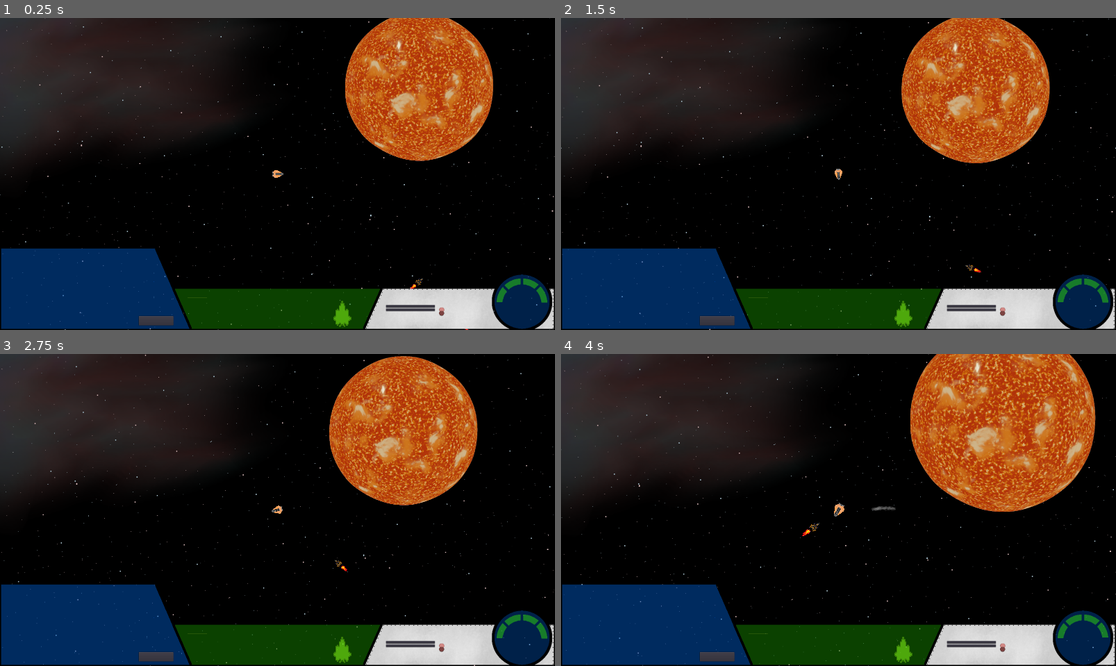
Above: before the commit, frames 1-4 (two rows, left to right).
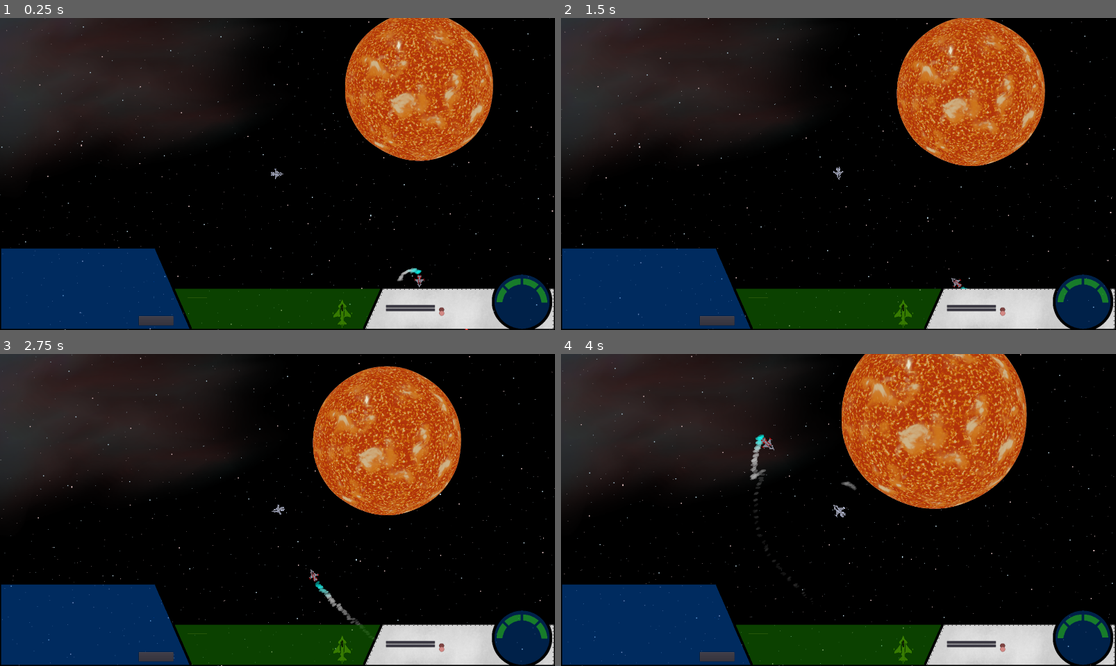
Above: after the commit, the same moments.

Repository: 029614/RedVoid
Game: Godot game, scene res://NewMain.tscn
Two runs of this game, one before a commit and one after it. Both use one fixed random seed, a clock stepped at 60 frames per second and the inputs below.
Inputs (mouse positions are in pixels of both pictures, inside the frame that each line leads up to):
- Up to frame 1 (0.25 s): no input
- Up to frame 2 (1.5 s): move the mouse to (960, 158) at 0.52 s; hold Right (ui_right) 0.53-1.28 s; tap O (orbit) at 0.6 s; click (960, 158) at 0.67 s; move the mouse to (727, 189) at 1.27 s; hold Down (ui_down) from 1.28 s (still down); tap X (AfterBurner) at 1.35 s
- Up to frame 3 (2.75 s): tap O (orbit) at 1.55, 2.1 s; move the mouse to (333, 441) at 2.02 s; release Down (ui_down) at 2.03 s; hold Right (ui_right) from 2.03 s (still down)
- Up to frame 4 (4 s): move the mouse to (810, 572) at 2.77 s; release Right (ui_right) at 2.78 s; hold Up (ui_up) 2.78-3.53 s; tap Space (weapons) at 2.85 s; click (810, 572) at 2.92 s; tap O (orbit) at 3.05, 3.8 s; move the mouse to (1005, 556) at 3.52 s; hold Left (ui_left) from 3.53 s (still down); hold Mouse wheel up (zoom_in) from 3.53 s (still down)

The runs differ from the first frame. In frame 1, 0.5% of the frame differs, in the area x 0-97%, y 0-100%; in frame 2, 7.0%; in frame 3, 9.5%; in frame 4, 18%, in the area x 0-100%, y 0-100%.

Commit message:
Ship Update

Diff:
--- a/Assets/Ship/Fighter.gd
+++ b/Assets/Ship/Fighter.gd
@@ -33,6 +33,7 @@
 #speed managers
 export (int) var speed = 500
 export (float) var rotation_speed = 2
+export (Color) var enemy_color = Color(1,1,1,1)
 var current_speed = 0
 var max_speed = 99999
 
@@ -57,6 +58,7 @@
 func _ready() -> void:
     acceleration = thrust/mass
     rads_per_sec = 6.283185*rps
+    $Sprite/ShipAccent.modulate = enemy_color
 
 
 func get_gravity(delta):
@@ -95,8 +97,9 @@
     if fuel >= 0:
 
         #Changing the sprite to the one with engine plumes
-        $Sprite.hide()
-        $Flying.show()
+        if $Sprite/Particles2D.is_emitting() == false:
+            $Sprite/Particles2D.restart()
+            $Sprite/Particles2D.set_emitting(true)
 
         #Input Movements
         current_speed = velocity.length()
@@ -108,8 +111,9 @@
     else:
 
         #Changing the sprite back to the one without engine plumes
-        $Sprite.show()
-        $Flying.hide()
+            $Sprite/Particles2D.set_emitting(false)
+            $Sprite/AB1.set_emitting(false)
+            $Sprite/AB2.set_emitting(false)
 
 func draw_arrow(arrow, t, mp):
     var d = self.global_position.distance_to(t)
--- a/Assets/Ship/Fighter.tscn
+++ b/Assets/Ship/Fighter.tscn
@@ -1,92 +1,78 @@
-[gd_scene load_steps=14 format=2]
+[gd_scene load_steps=11 format=2]
 
-[ext_resource path="res://Assets/Ship/ship00.png" type="Texture" id=1]
-[ext_resource path="res://Assets/Ship/ship01.png" type="Texture" id=2]
-[ext_resource path="res://Assets/Ship/ship02.png" type="Texture" id=3]
-[ext_resource path="res://Assets/Ship/ship03.png" type="Texture" id=4]
-[ext_resource path="res://Assets/launch/Highlighter.png" type="Texture" id=5]
+[ext_resource path="res://Assets/Particles/HeatShield.tscn" type="PackedScene" id=1]
+[ext_resource path="res://Assets/Ship/FighterSprite.tscn" type="PackedScene" id=3]
 [ext_resource path="res://Assets/Ship/Fighter.gd" type="Script" id=6]
 
-[sub_resource type="RectangleShape2D" id=1]
-extents = Vector2( 63.313, 22.1864 )
+[sub_resource type="CapsuleShape2D" id=1]
 
 [sub_resource type="RectangleShape2D" id=2]
+extents = Vector2( 50.2752, 20.8533 )
+
+[sub_resource type="RectangleShape2D" id=3]
 extents = Vector2( 75.1661, 37.1417 )
 
-[sub_resource type="RectangleShape2D" id=3]
-extents = Vector2( 25.7776, 42.0471 )
+[sub_resource type="ConvexPolygonShape2D" id=4]
+points = PoolVector2Array( -30, -30, -56, 30, 56, 30, 30, -30, 0, -50 )
 
-[sub_resource type="RectangleShape2D" id=4]
+[sub_resource type="RectangleShape2D" id=5]
 extents = Vector2( 56.0794, 23.1085 )
 
-[sub_resource type="RectangleShape2D" id=5]
-extents = Vector2( 22.3065, 64 )
+[sub_resource type="RectangleShape2D" id=6]
+extents = Vector2( 20.8575, 50.5637 )
 
-[sub_resource type="SpriteFrames" id=6]
-animations = [ {
-"frames": [ ExtResource( 2 ), ExtResource( 3 ), ExtResource( 2 ), ExtResource( 4 ) ],
-"loop": true,
-"name": "default",
-"speed": 5.0
-} ]
-
-[sub_resource type="SpriteFrames" id=7]
-animations = [ {
-"frames": [ ExtResource( 5 ), null ],
-"loop": true,
-"name": "default",
-"speed": 2.0
-} ]
+[sub_resource type="RectangleShape2D" id=7]
+extents = Vector2( 79.7457, 95.166 )
 
 [node name="Fighter" type="KinematicBody2D"]
 scale = Vector2( 0.25, 0.25 )
 script = ExtResource( 6 )
+enemy_color = Color( 1, 0.027451, 0.027451, 1 )
 
-[node name="Sprite" type="Sprite" parent="."]
-position = Vector2( -0.224365, 0.0114136 )
-rotation = 1.5708
-texture = ExtResource( 1 )
-offset = Vector2( 0.224365, 73.599 )
+[node name="CollisionShape2D" type="CollisionShape2D" parent="."]
+shape = SubResource( 1 )
+
+[node name="Sprite" parent="." instance=ExtResource( 3 )]
+position = Vector2( -17.48, -19.6673 )
 
 [node name="DamageEngines" type="CollisionShape2D" parent="."]
 position = Vector2( -86.1864, 0.393127 )
 rotation = 1.5708
-shape = SubResource( 1 )
+shape = SubResource( 2 )
 
 [node name="DamageCargo" type="CollisionShape2D" parent="."]
 position = Vector2( -27.7472, 0.393127 )
 rotation = 1.5708
-shape = SubResource( 2 )
+shape = SubResource( 3 )
 
 [node name="DamageNose" type="CollisionShape2D" parent="."]
 position = Vector2( 69.616, 0 )
 rotation = 1.5708
-shape = SubResource( 3 )
+shape = SubResource( 4 )
 
 [node name="DamageWeapons" type="CollisionShape2D" parent="."]
 position = Vector2( 18.7523, 0 )
 rotation = 1.5708
-shape = SubResource( 4 )
+shape = SubResource( 5 )
 
 [node name="LandingGear" type="Area2D" parent="."]
+position = Vector2( -35.5891, 0.418701 )
 
 [node name="CollisionShape2D" type="CollisionShape2D" parent="LandingGear"]
 position = Vector2( -87.2675, 0 )
-shape = SubResource( 5 )
+shape = SubResource( 6 )
 
-[node name="Flying" type="AnimatedSprite" parent="."]
-visible = false
-position = Vector2( -26.7934, 0.669174 )
+[node name="ShipArea" type="Area2D" parent="."]
+
+[node name="CollisionShape2D" type="CollisionShape2D" parent="ShipArea"]
+position = Vector2( 23.298, -2.51286 )
 rotation = 1.5708
-frames = SubResource( 6 )
-frame = 2
-playing = true
-offset = Vector2( -0.069603, 48.021 )
+shape = SubResource( 7 )
 
-[node name="Highlighter" type="AnimatedSprite" parent="."]
-visible = false
-position = Vector2( -3.05176e-05, -1.16794 )
-scale = Vector2( 6.65291, 6.65291 )
-frames = SubResource( 7 )
-frame = 1
-playing = true
+[node name="GunCoords" type="Position2D" parent="."]
+position = Vector2( 162.828, 0 )
+
+[node name="HeatShield" type="Position2D" parent="."]
+
+[node name="HeatShield2" parent="HeatShield" instance=ExtResource( 1 )]
+position = Vector2( 104.527, 0 )
--- a/Assets/Ship/FighterSprite.tscn
+++ b/Assets/Ship/FighterSprite.tscn
@@ -1,23 +1,24 @@
-[gd_scene load_steps=8 format=2]
+[gd_scene load_steps=9 format=2]
 
-[ext_resource path="res://Assets/Ship/nextGen/nxt00.png" type="Texture" id=1]
+[ext_resource path="res://Assets/Ship/Blender/Fighter/FighterBody.png" type="Texture" id=1]
 [ext_resource path="res://Assets/Particles/EngineExhaust.png" type="Texture" id=2]
+[ext_resource path="res://Assets/Ship/Blender/Fighter/FighterAccent.png" type="Texture" id=3]
 
-[sub_resource type="Gradient" id=4]
+[sub_resource type="Gradient" id=1]
 offsets = PoolRealArray( 0.00740741, 0.140741, 0.57037 )
 colors = PoolColorArray( 0, 1, 0.960784, 0.45098, 0.772549, 0.772549, 0.772549, 0.564706, 0.498039, 0.498039, 0.498039, 0.14902 )
 
-[sub_resource type="GradientTexture" id=5]
-gradient = SubResource( 4 )
+[sub_resource type="GradientTexture" id=2]
+gradient = SubResource( 1 )
 width = 5000
 
-[sub_resource type="Curve" id=1]
+[sub_resource type="Curve" id=3]
 _data = [ Vector2( 0, 1 ), 0.0, 0.0, 0, 0, Vector2( 0.816456, 0.6 ), 0.0, 0.0, 0, 0, Vector2( 1, 0.0090909 ), 0.0, 0.0, 0, 0 ]
 
-[sub_resource type="CurveTexture" id=2]
-curve = SubResource( 1 )
+[sub_resource type="CurveTexture" id=4]
+curve = SubResource( 3 )
 
-[sub_resource type="ParticlesMaterial" id=3]
+[sub_resource type="ParticlesMaterial" id=5]
 emission_shape = 2
 emission_box_extents = Vector3( 75, 75, 75 )
 flag_disable_z = true
@@ -30,42 +31,45 @@
 angle = 45.0
 angle_random = 1.0
 scale = 0.6
-scale_curve = SubResource( 2 )
-color_ramp = SubResource( 5 )
+scale_curve = SubResource( 4 )
+color_ramp = SubResource( 2 )
 
 [node name="Sprite" type="Sprite"]
 position = Vector2( -20.8296, 0.0114136 )
-rotation = 1.5708
 scale = Vector2( 0.25, 0.25 )
 texture = ExtResource( 1 )
 offset = Vector2( 0.224365, 73.599 )
 
 [node name="Particles2D" type="Particles2D" parent="."]
 show_behind_parent = true
-position = Vector2( 0.00170898, 479.999 )
-rotation = 1.5708
+position = Vector2( -673.194, 74.9642 )
+rotation = 3.14159
 amount = 100
 local_coords = false
-process_material = SubResource( 3 )
+process_material = SubResource( 5 )
 texture = ExtResource( 2 )
 
 [node name="AB1" type="Particles2D" parent="."]
 show_behind_parent = true
-position = Vector2( -69.9774, 955.869 )
-rotation = 1.65385
+position = Vector2( -916.36, -19.0074 )
+rotation = 3.14159
 emitting = false
 amount = 100
 local_coords = false
-process_material = SubResource( 3 )
+process_material = SubResource( 5 )
 texture = ExtResource( 2 )
 
 [node name="AB2" type="Particles2D" parent="."]
 show_behind_parent = true
-position = Vector2( 97.9768, 955.869 )
-rotation = 1.52496
+position = Vector2( -916.006, 176.526 )
+rotation = 3.14159
 scale = Vector2( 1.07468, 0.964252 )
 emitting = false
 amount = 100
 local_coords = false
-process_material = SubResource( 3 )
+process_material = SubResource( 5 )
 texture = ExtResource( 2 )
+
+[node name="ShipAccent" type="Sprite" parent="."]
+position = Vector2( 0, 73.681 )
+texture = ExtResource( 3 )
--- a/NewMain.tscn
+++ b/NewMain.tscn
@@ -17,6 +17,8 @@
 [node name="Bodies" type="Node2D" parent="Navigation2D"]
 
 [node name="Sun" parent="Navigation2D/Bodies" instance=ExtResource( 7 )]
+mass_multiplyer = 1.5
+_is_destructive = true
 
 [node name="Planet2" parent="Navigation2D/Bodies" instance=ExtResource( 3 )]
 position = Vector2( 5368, -2008 )
@@ -38,7 +40,7 @@
 volume_db = -21.204
 autoplay = true
 
-[node name="Fighter" parent="." instance=ExtResource( 6 )]
+[node name="Enemy" parent="." instance=ExtResource( 6 )]
 position = Vector2( 300, 300 )
 
 [node name="Freighter" parent="." instance=ExtResource( 5 )]
--- a/Player/Actor.gd
+++ b/Player/Actor.gd
@@ -6,6 +6,7 @@
 onready var engine = get_parent()
 onready var last_position = get_position()
 onready var fuel_gauge = $CanvasLayer/HUD/Vitals/FuelGauge
+onready var enemy = engine.get_node("Enemy")
 
 var explosion = preload("res://Assets/Particles/Explosion.tscn")
 var projectile = preload("res://Assets/Particles/Projectile.tscn")
@@ -130,6 +131,7 @@
         if _orbiting == true:
             global_position = orbital_pos.get_global_position()
             look_at(planet.get_global_position())
+            rotation += deg2rad(-90)
 
         #For when you land on a planet
         if Global._process_player_movement == true and _player_is_landed == true:
@@ -153,20 +155,26 @@
             red_alpha -= blink_speed
 
         #Map
-        if _map_view == true and $ChaseCamera.zoom <= Vector2(12,12):
-            if $ChaseCamera.zoom > Vector2(12,12):
-                $ChaseCamera.zoom = Vector2(12,12)
+        if _map_view == true and $ChaseCamera.zoom <= Vector2(11.9,11.9):
             $ChaseCamera.zoom += Vector2(.2,.2)
-        elif _local_view == true and $ChaseCamera.zoom > zoom:
+        elif _map_view == true and $ChaseCamera.zoom > Vector2(12,12):
+            $ChaseCamera.zoom = Vector2(12,12)
+        elif _local_view == true and $ChaseCamera.zoom > Vector2(1.5,1.5):
             $ChaseCamera.zoom -= Vector2(.2,.2)
-        elif _local_view == true and $ChaseCamera.zoom == zoom:
+        elif _local_view == true and $ChaseCamera.zoom == Vector2(1.5,1.5):
             _local_view = false
 
         if $ChaseCamera.zoom < Vector2(10,10):
             $CanvasLayer/MapIcon.hide()
+            $CanvasLayer/MapIconEnemy.hide()
         elif $ChaseCamera.zoom >= Vector2(10,10):
             $CanvasLayer/MapIcon.show()
+            $CanvasLayer/MapIconEnemy.show()
         $CanvasLayer/MapIcon.set_global_rotation(get_global_rotation() + deg2rad(90))
+        $CanvasLayer/MapIconEnemy.set_rotation(enemy.get_rotation() + deg2rad(90))
+        $CanvasLayer/MapIconEnemy.set_position(Vector2(0,0))
+        $CanvasLayer/MapIconEnemy.set_global_position(enemy.global_position)
+        print("Enemy Icon Position: ", $CanvasLayer/MapIconEnemy.get_global_position(), " Enemy Position: ", enemy.global_position)
 
         if _player_is_landed == true:
             fuel += 10
@@ -229,6 +237,7 @@
         if Input.is_action_just_pressed("map") and _map_view == false:
             zoom = $ChaseCamera.zoom
             _map_view = true
+            _local_view = false
         elif Input.is_action_just_pressed("map") and _map_view == true:
             _map_view = false
             _local_view = true
--- a/Player/Actor.tscn
+++ b/Player/Actor.tscn
@@ -42,9 +42,11 @@
 [node name="ChaseCamera" type="Camera2D" parent="."]
 current = true
 zoom = Vector2( 1.5, 1.5 )
+limit_smoothed = true
 smoothing_speed = 10.0
 
 [node name="Sprite" parent="." instance=ExtResource( 14 )]
+position = Vector2( -17.48, -19.6673 )
 
 [node name="DamageEngines" type="CollisionShape2D" parent="."]
 position = Vector2( -86.1864, 0.393127 )
@@ -67,6 +69,7 @@
 shape = SubResource( 5 )
 
 [node name="LandingGear" type="Area2D" parent="."]
+position = Vector2( -35.5891, 0.418701 )
 
 [node name="CollisionShape2D" type="CollisionShape2D" parent="LandingGear"]
 position = Vector2( -87.2675, 0 )
@@ -114,6 +117,14 @@
 [node name="MapIcon" type="Sprite" parent="CanvasLayer"]
 visible = false
 modulate = Color( 0.0313726, 1, 0.0235294, 1 )
+position = Vector2( 959.66, 539.977 )
+rotation = 1.5708
+scale = Vector2( 0.359688, 0.359688 )
+texture = ExtResource( 10 )
+
+[node name="MapIconEnemy" type="Sprite" parent="CanvasLayer"]
+visible = false
+modulate = Color( 0.831373, 0, 0, 1 )
 position = Vector2( 959.66, 539.977 )
 rotation = 1.5708
 scale = Vector2( 0.359688, 0.359688 )
--- a/UI/HUD.tscn
+++ b/UI/HUD.tscn
@@ -3,7 +3,7 @@
 [ext_resource path="res://Assets/HUD.png" type="Texture" id=1]
 [ext_resource path="res://Assets/Fonts/standardFont.tres" type="DynamicFont" id=2]
 [ext_resource path="res://Assets/fuelLED.png" type="Texture" id=3]
-[ext_resource path="res://Assets/shipDisp.png" type="Texture" id=4]
+[ext_resource path="res://Assets/Ship/Blender/Fighter/FighterBody.png" type="Texture" id=4]
 [ext_resource path="res://Assets/WarningOff.png" type="Texture" id=6]
 [ext_resource path="res://Assets/warningOn.png" type="Texture" id=7]
 [ext_resource path="res://UI/HUD.gd" type="Script" id=9]
@@ -141,6 +141,7 @@
 [node name="WarningIndicator" type="AnimatedSprite" parent="PanelRight/VBoxContainer/Missile"]
 position = Vector2( 192, 16 )
 frames = SubResource( 5 )
+frame = 1
 playing = true
 
 [node name="Radar" type="Button" parent="PanelRight/VBoxContainer"]
@@ -152,7 +153,6 @@
 [node name="WarningIndicator" type="AnimatedSprite" parent="PanelRight/VBoxContainer/Radar"]
 position = Vector2( 192, 16 )
 frames = SubResource( 5 )
-frame = 1
 playing = true
 
 [node name="Vitals" type="Control" parent="."]
@@ -314,9 +314,10 @@
 }
 
 [node name="Sprite" type="Sprite" parent="Ship"]
-modulate = Color( 0.52549, 1, 0.0901961, 0.545098 )
+modulate = Color( 0.486275, 1, 0.0156863, 0.843137 )
 position = Vector2( 1184, 1024 )
-scale = Vector2( 0.4, 0.4 )
+rotation = -1.5708
+scale = Vector2( 0.0856596, 0.0856596 )
 texture = ExtResource( 4 )
 
 [node name="Label" type="Label" parent="Ship"]
Binary file added: Assets/Ship/Blender/Fighter/FighterAccent.png
Not shown, added: Assets/Ship/Blender/Fighter/FighterAccent.png.import
Binary file added: Assets/Ship/Blender/Fighter/FighterBody.png
Not shown, added: Assets/Ship/Blender/Fighter/FighterBody.png.import
Binary file added: Assets/Ship/shipblend.png
Not shown, added: Assets/Ship/shipblend.png.import
Not shown: 4 places in Player/Actor.tscn that only renumber resources
